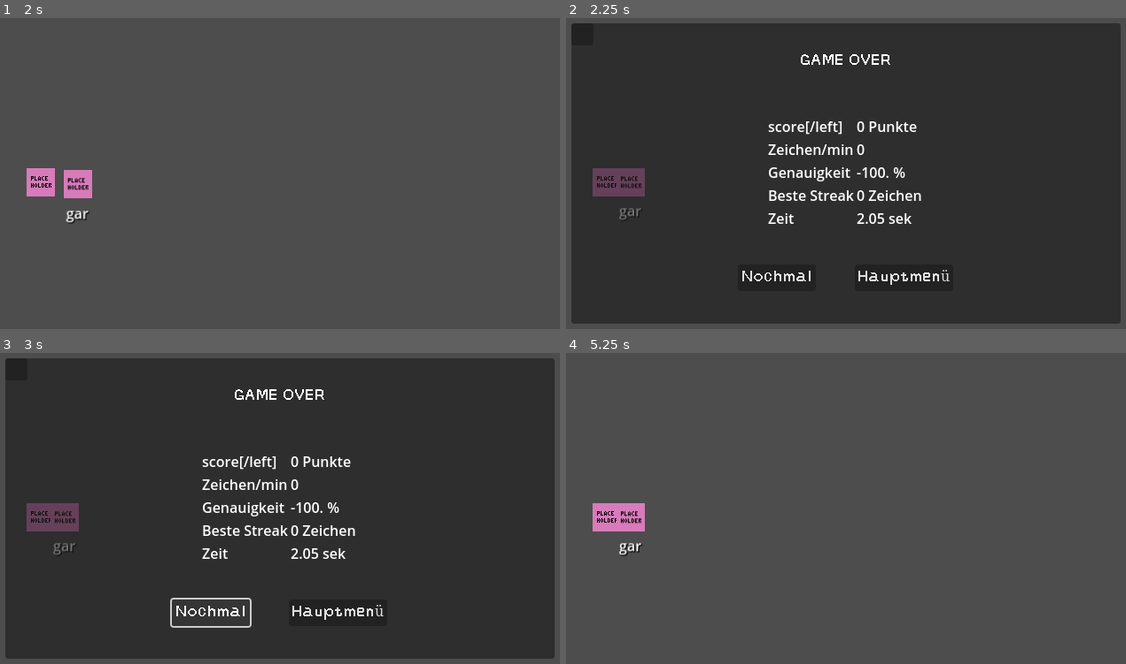
Above: before the commit, frames 1-4 (two rows, left to right).
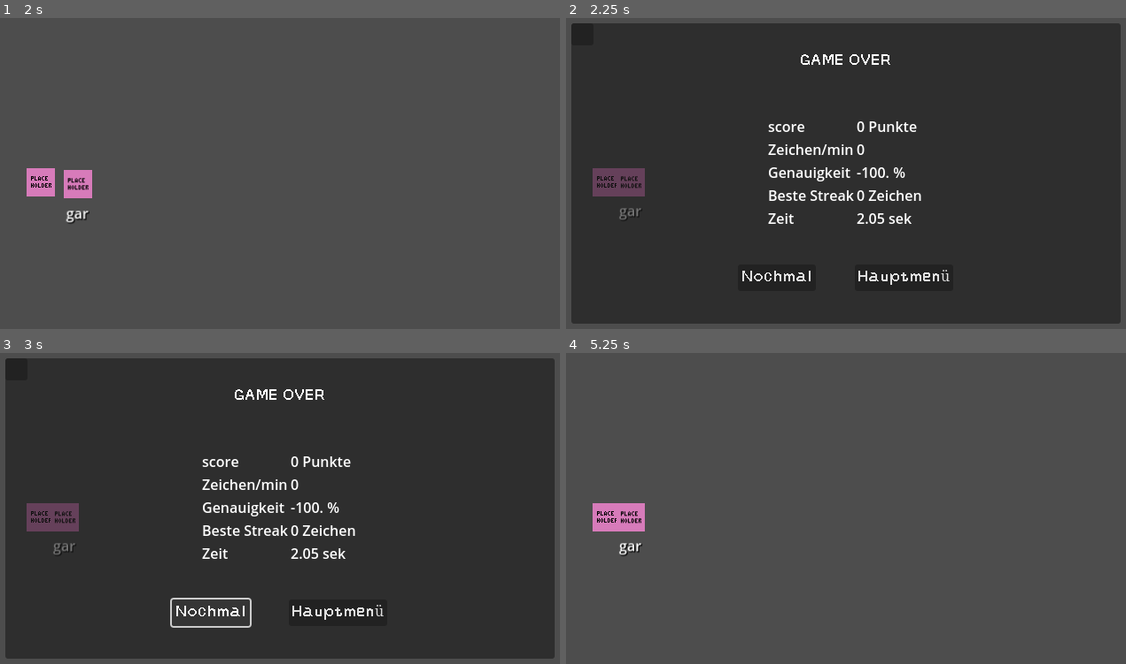
Above: after the commit, the same moments.

Repository: lehmius/typing-tides
Game: Godot game, scene res://scenes/game.tscn
Two runs of this game, one before a commit and one after it. Both use one fixed random seed, a clock stepped at 60 frames per second and the inputs below. The engine's default icon, where the game draws it, is replaced by a stand-in: a white triangle on a blue panel in a dark square.
Inputs (mouse positions are in pixels of both pictures, inside the frame that each line leads up to):
- Up to frame 1 (2 s): tap Enter at 0.5 s
- Up to frame 2 (2.25 s): no input
- Up to frame 3 (3 s): click "Nochmal" at 2.75 s
- Up to frame 4 (5.25 s): click "Nochmal" at 3.5 s; click "Nochmal" at 4.25 s; click (582, 368) at 5 s

Frame 1 is identical in both runs. In frame 2, 0.1% of the frame differs, in the area x 42-50%, y 33-38%; in frame 3, 0.1%; in frame 4, nothing differs.

Commit message:
Removed duplicate BBCode closing tag.

Diff:
--- a/scripts/score_label.gd
+++ b/scripts/score_label.gd
@@ -11,7 +11,7 @@
 ## @returns: void
 func _on_playerPerformanceMetrics(playerPerformanceMetrics: Dictionary) -> void:
 	append_text("""[center][table=2]
-	[cell][left]score[/left][/left][/cell][cell][left]{score}[/left][/cell]
+	[cell][left]score[/left][/cell][cell][left]{score}[/left][/cell]
 	[cell][left]Zeichen/min[/left][/cell][cell][left]{charactersPerMinute}[/left][/cell]
 	[cell][left]Genauigkeit[/left][/cell][cell][left]{accuracy}[/left][/cell]
 	[cell][left]Beste Streak[/left][/cell][cell][left]{highestConsecutiveStreak}[/left][/cell]
